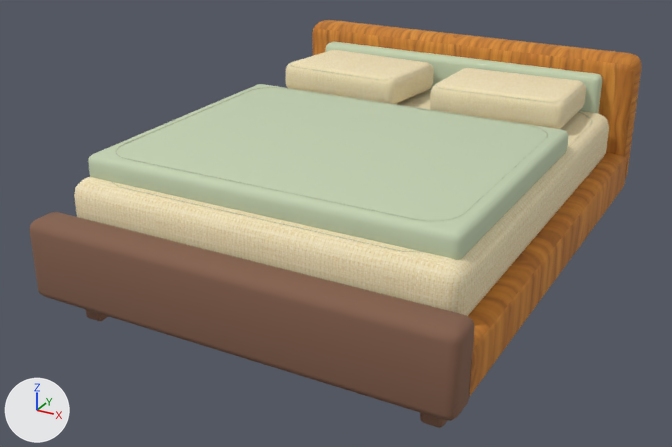
Two versions of the glTF model public/models/furniture/queen-bed.glb, one commit apart.
Both versions are drawn from a 50 mm lens placed at (1.55, -3.1, 1.7), pointed at (-0.08, -0.13, 0.21). Every picture has the same lights, and +X, +Y and +Z are marked at lower left. The older version comes first. Vertices at exactly the same position are counted once.

Before the edit, the objects in view are built like this:
```python
mat_upholstery_textured = principled_material('upholstery-textured')
mat_upholstery_textured.base_color = (0.56, 0.65, 0.45)  # pale green #c5d3b3
mat_upholstery_textured.roughness = 0.98
me_cube_044 = bpy.data.meshes.new('Cube.044')
me_cube_044.from_pydata(...)  # 2580 vertices, 4984 faces; spans x -0.8..0.8, y -1.05..1.05, z 0.0..0.76
# faces by material slot: [376, 940, 376, 1124, 1792, 296, 80]
me_cube_044.materials.append(mat_wood_honey_textured)  # picture img_handpainted_honey_oak
me_cube_044.materials.append(mat_wood_dark)  # brown #86614d
me_cube_044.materials.append(mat_upholstery_textured)  # pale green #c5d3b3
me_cube_044.materials.append(mat_linen_textured)  # picture img_handpainted_cream_linen
me_cube_044.materials.append(mat_tailored_tone_on_tone_stitch)  # grey #b5ba9e
me_cube_044.materials.append(mat_ceramic_fitting_detail)  # white #e7e8de
me_cube_044.materials.append(mat_joinery_aged_brass)  # brown #ac9365
ob_queen_bed = bpy.data.objects.new('queen-bed', me_cube_044)
ob_queen_bed.location = (0.0, 0.0, 0.0)
```
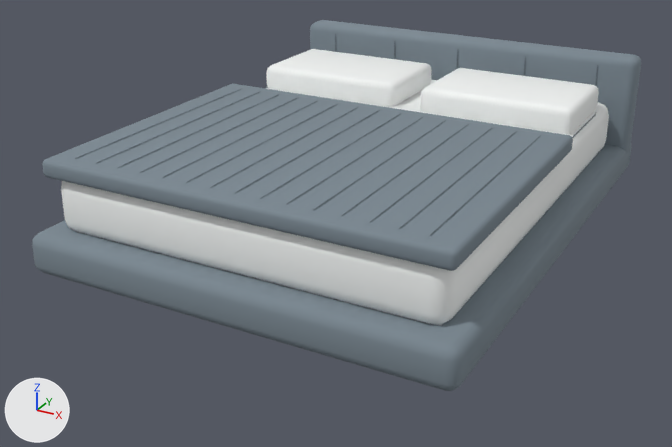
What differs and where, as boxes (x1, y1, x2, y2) in the pictures (672 x 447 px; the box of a moved part takes in the faces that stretch with it):
'queen-bed', recoloured, reshaped (9% shorter): before (30, 20, 642, 428); after (32, 20, 641, 391)
part 1 of me_cube_044, moved or reshaped: before (468, 152, 627, 396); after (32, 144, 632, 391)
part 2 of me_cube_044, moved or reshaped: before (325, 42, 602, 114); after (310, 20, 641, 154)
part 3 of me_cube_044, moved or reshaped: before (88, 84, 569, 260); after (42, 84, 573, 271)
part 4 of me_cube_044, moved or reshaped: before (74, 90, 609, 316); after (61, 80, 609, 325)
part 5 of me_cube_044, rebuilt (mostly hidden afterwards): before (112, 89, 593, 252); after (266, 87, 596, 138)
part 6 of me_cube_044, rebuilt (not visible before): after (235, 110, 380, 193)
part 7 of me_cube_044, deleted (brown): before (30, 212, 475, 428)
part 8 of me_cube_044, moved or reshaped: before (116, 20, 642, 221); after (75, 34, 599, 236)

Edits to the bpy script that builds the scene:
```text
Change mat_upholstery_textured:
    mat_upholstery_textured.base_color: (0.56, 0.65, 0.45) -> (0.2, 0.25, 0.29)  # pale green #c5d3b3 -> grey #7c8993
Change me_cube_044:
    remove me_cube_044.from_pydata(...)  # 2580 vertices, 4984 faces; spans x -0.8..0.8, y -1.05..1.05, z 0.0..0.76
    remove me_cube_044.materials.append(mat_wood_honey_textured)  # picture img_handpainted_honey_oak
    remove me_cube_044.materials.append(mat_wood_dark)  # brown #86614d
    add me_cube_044.from_pydata(...)  # 1760 vertices, 3172 faces; spans x -0.8..0.8, y -1.05..1.05, z 0.0..0.76
    me_cube_044 part 1: the loose piece of 96 vertices spanning x -0.8..0.8, y -0.99..1.0, z 0.14..0.34 is scaled about its middle by (1, 1.06, 0.703), then moved by (0.0, -0.01, 0.06), in mat_upholstery_textured (grey #7c8993)
    me_cube_044 part 2: the loose piece of 96 vertices spanning x -0.67..0.67, y 0.8..0.9, z 0.28..0.68 is scaled about its middle by (1.19, 1.45, 1.12), then moved by (0.0, 0.09, 0.05)
    me_cube_044 part 3: the loose piece of 96 vertices spanning x -0.7..0.7, y -0.83..0.28, z 0.51..0.61 is scaled about its middle by (1.08, 1.03, 0.672), then moved by (0.0, -0.15, 0.04)
    me_cube_044 part 4: the loose piece of 96 vertices spanning x -0.74..0.74, y -0.9..0.85, z 0.32..0.53 is scaled about its middle by (0.99, 1.05, 1.03), then moved by (0.0, -0.03, 0.04), in mat_modern_porcelain_detail (white #f5f7f6)
    me_cube_044 part 5: the loose piece of 150 vertices spanning x -0.69..0.7, y -0.85..0.8, z 0.53..0.54 is rebuilt with 192 vertices and now spans x -0.71..0.71, y -0.94..0.83, z 0.57, in mat_modern_tailored_welting (greyish blue #6e7a83)
    me_cube_044 part 6: the loose piece of 18 vertices spanning x 0.0, y -0.74..0.19, z 0.6..0.61 is rebuilt with 16 vertices and now spans x 0.0, y -0.92..0.07, z 0.64, in mat_modern_tailored_welting (greyish blue #6e7a83)
    me_cube_044 part 7: 23 loose pieces with 996 vertices, spanning x -0.8..0.8, y -1.05..0.92, z 0.0..0.6, are deleted
    me_cube_044 part 8: 880 vertices removed from x -0.8..0.8, y -0.79..1.05, z 0.16..0.76; 974 vertices added at x -0.7..0.7, y -0.92..0.88, z 0.0..0.72
    other edits to the shape of me_cube_044 do not show in these pictures
    remove me_cube_044.materials.append(mat_linen_textured)  # picture img_handpainted_cream_linen
    remove me_cube_044.materials.append(mat_tailored_tone_on_tone_stitch)  # grey #b5ba9e
    remove me_cube_044.materials.append(mat_ceramic_fitting_detail)  # white #e7e8de
    remove me_cube_044.materials.append(mat_joinery_aged_brass)  # brown #ac9365
    add me_cube_044.materials.append(mat_modern_recess_charcoal)  # dark grey #242c32
    add me_cube_044.materials.append(mat_modern_porcelain_detail)  # white #f5f7f6
    add me_cube_044.materials.append(mat_modern_tailored_welting)  # greyish blue #6e7a83
```
